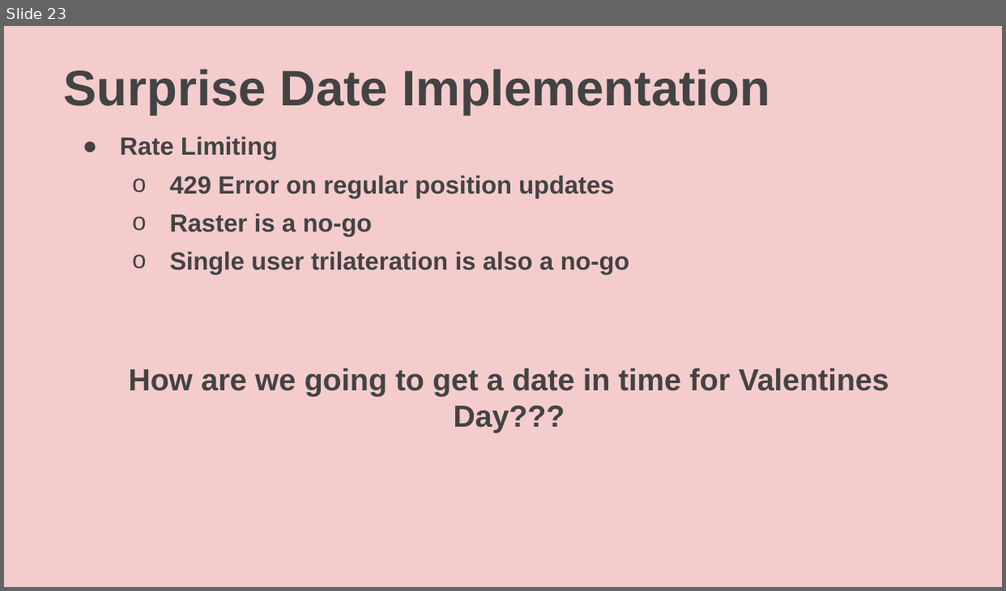
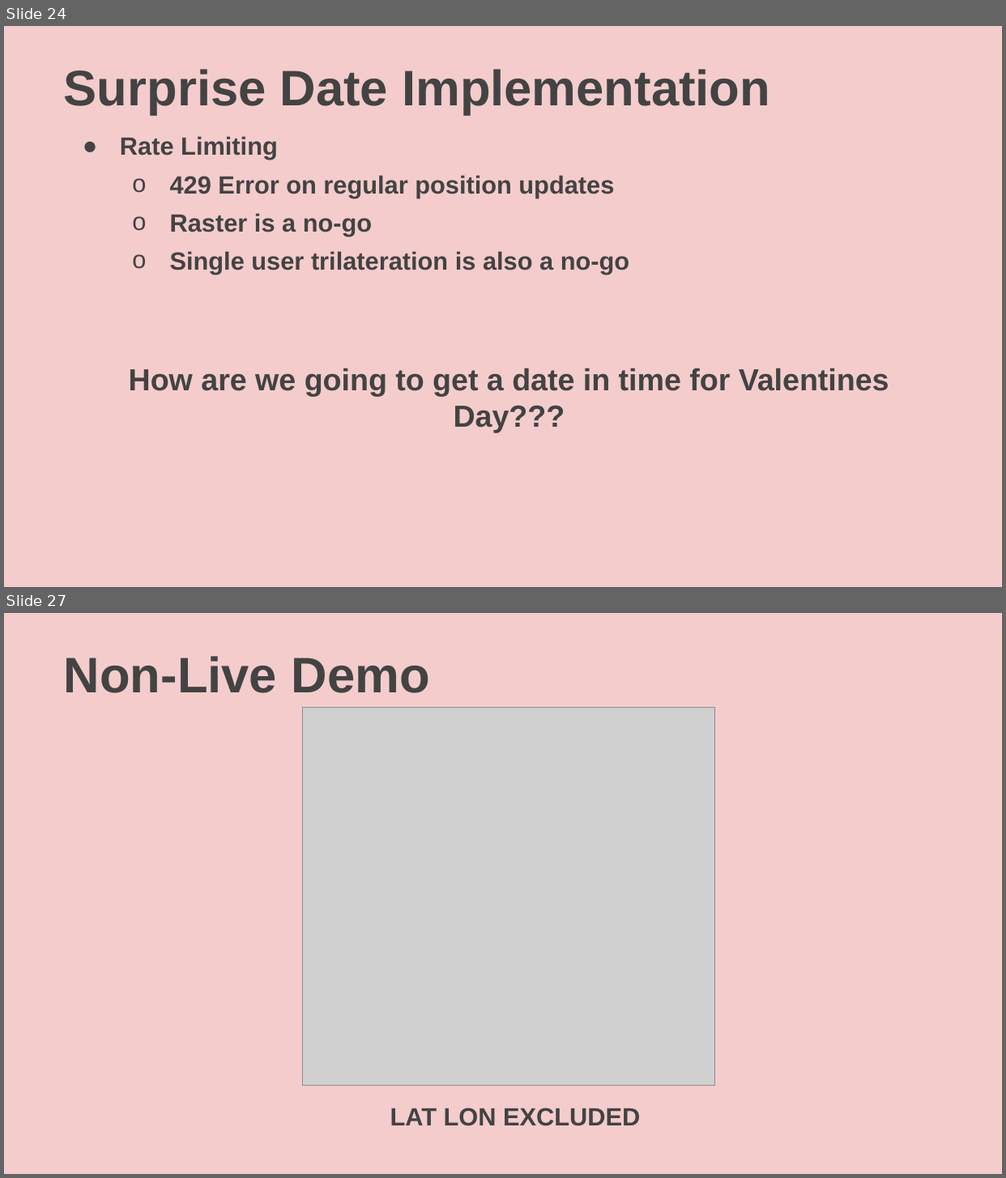
Before and after one commit to rickhousley/creepr, a slide deck: docs/slides.pptx. Shown one above the other, each under a label of ours: slide 23 before the commit, slides 24 and 27 after it; the slides between them are not shown. The pictures are 1006x591 and 1006x1178 pixels, drawn with LibreOffice and Linux fonts; fonts in the diff are those of the drawing; grey boxes stand for pictures. Boxes give left, top, right and bottom in pixels: in the first picture for what was removed or moved away, otherwise in the second. Text is boxed around its words. In the diff, an @@ line names an element or a change of style, - is before the commit and + after.

```diff
--- a/docs/slides.pptx
+++ b/docs/slides.pptx
@@ slide 27 added at [4,613,1002,1174], background #F4CCCC @@
@@ title added at [64,656,430,693], 36 pt, text #434343, bold @@
+Non-Live Demo
@@ picture added at [302,707,714,1085] @@
@@ text added at [390,1108,640,1127], 18 pt, text #434343, bold @@
+LAT LON EXCLUDED
@@ what was slide 23 is now slide 24 @@
```
Also in this commit, not shown: 3 slides changed, 4 other slides added, 1 slide removed, 2 other files.
